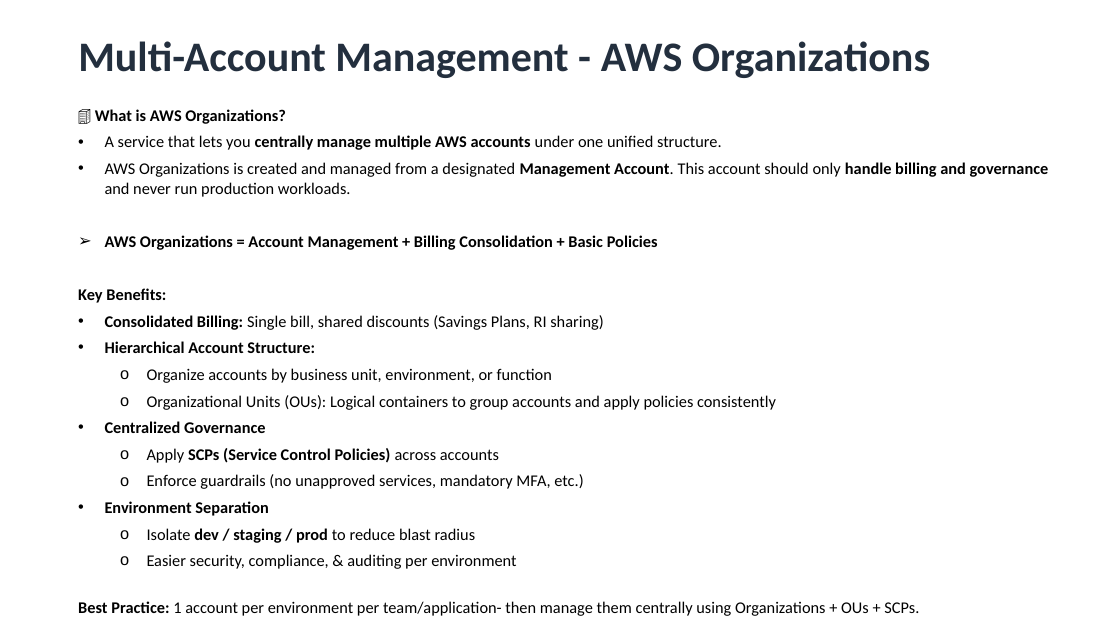
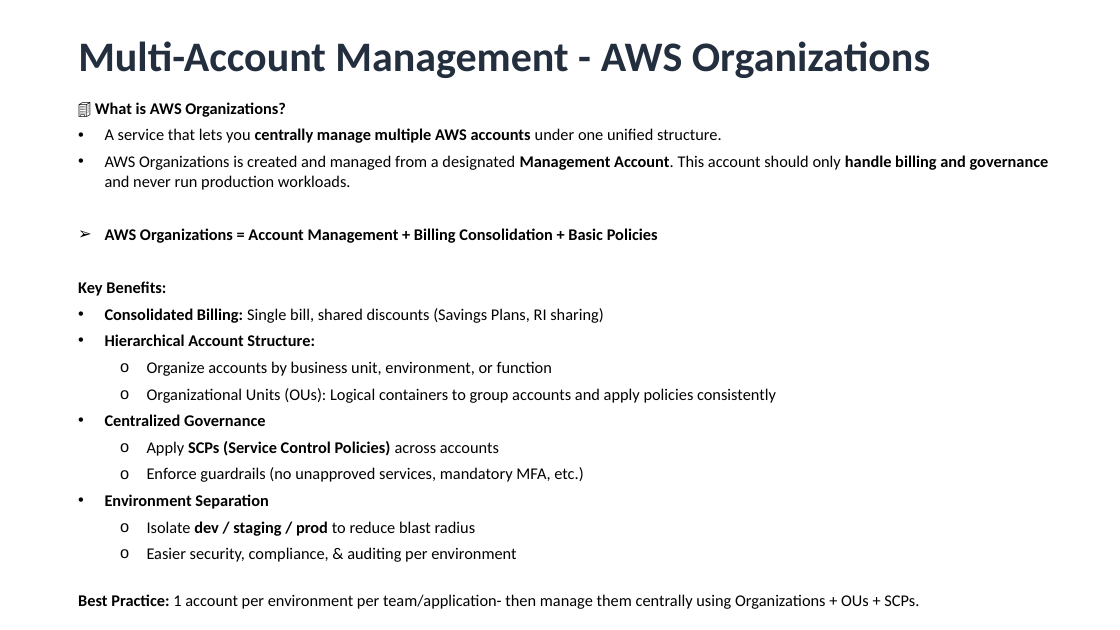
Before and after one commit to Adish786/PPMCAD13, a slide deck: slide 5 of AWS/Multi_Account_Governance&AWS_Control_Tower.pptx. Drawn at 1120x630 pixels with LibreOffice and Linux fonts; fonts in the diff are those of the drawing. Boxes give left, top, right and bottom in pixels: in the first picture for what was removed or moved away, otherwise in the second. Text is boxed around its words. In the diff, an @@ line names an element or a change of style, - is before the commit and + after.

```diff
--- a/AWS/Multi_Account_Governance&AWS_Control_Tower.pptx
+++ b/AWS/Multi_Account_Governance&AWS_Control_Tower.pptx
@@ text "🏢 What is AWS Organizations?": place and size @@
-text "🏢 What is AWS Organizations?" at (78,109,1049,616)
+text "🏢 What is AWS Organizations?" at (78,102,1049,609)
```
Also in this commit, not shown: 9 other slides changed, 13 slides added, 1 other file.
